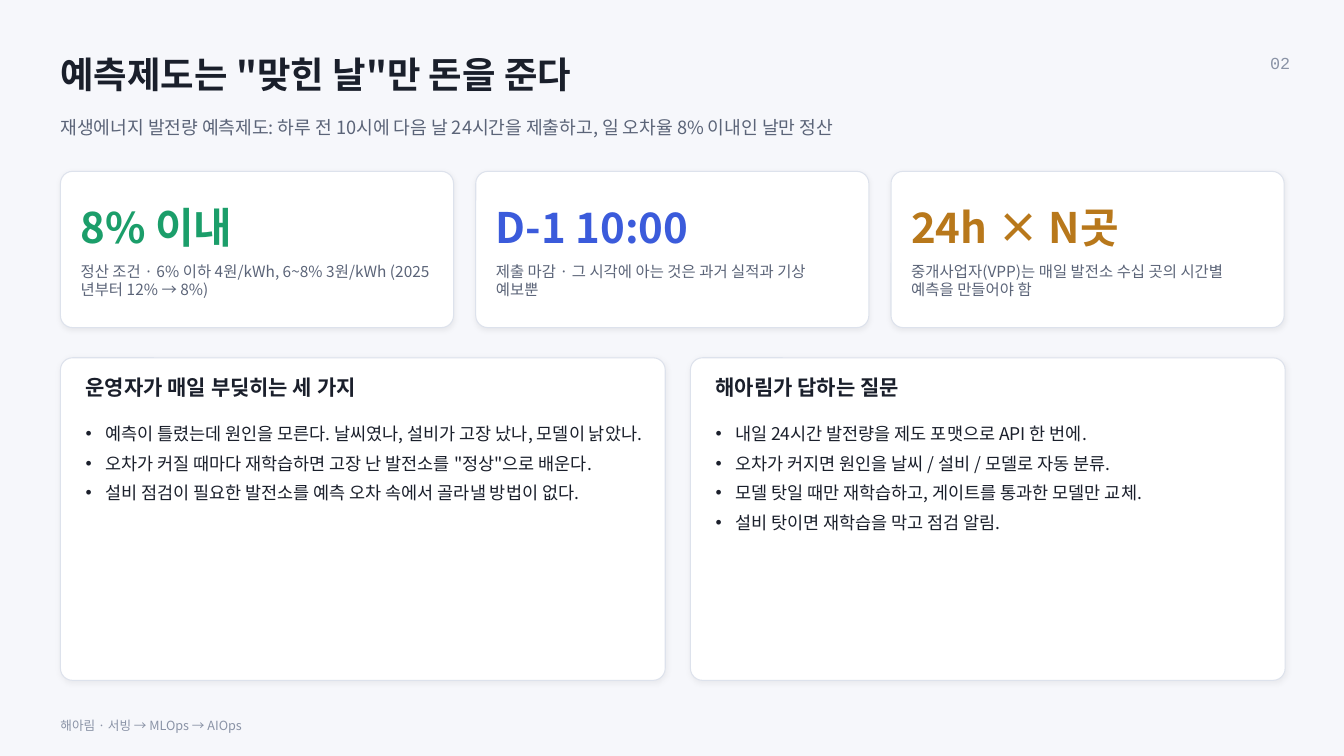
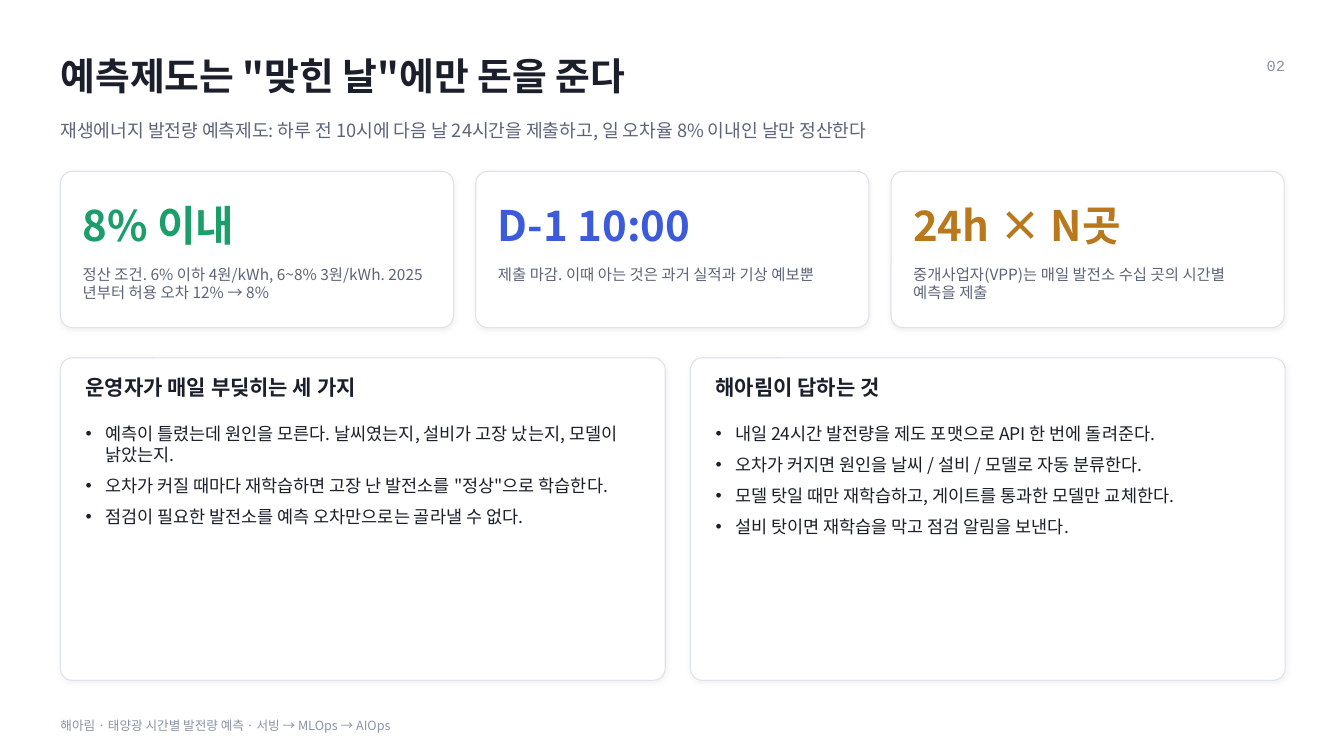
Before and after one commit to leemingi0906/model-serving, a slide deck: slide 2 of team_solar/release/Haearim_deck.pptx. Drawn at 1344x756 pixels with LibreOffice and Linux fonts; fonts in the diff are those of the drawing. Boxes give left, top, right and bottom in pixels: in the first picture for what was removed or moved away, otherwise in the second. Text is boxed around its words. In the diff, an @@ line names an element or a change of style, - is before the commit and + after.

```diff
--- a/team_solar/release/Haearim_deck.pptx
+++ b/team_solar/release/Haearim_deck.pptx
@@ background #F6F7FB to #FFFFFF @@
@@ text at box(60, 58, 626, 94): text changed; size 26 to 27 pt @@
-예측제도는 "맞힌 날"만 돈을 준다
+예측제도는 "맞힌 날"에만 돈을 준다
@@ text "02" at box(1267, 61, 1285, 71): size 12 to 11 pt @@
@@ text at box(60, 122, 866, 140): text changed @@
-재생에너지 발전량 예측제도: 하루 전 10시에 다음 날 24시간을 제출하고, 일 오차율 8% 이내인 날만 정산
+재생에너지 발전량 예측제도: 하루 전 10시에 다음 날 24시간을 제출하고, 일 오차율 8% 이내인 날만 정산한다
@@ text at box(83, 267, 385, 299): text changed @@
-정산 조건 · 6% 이하 4원/kWh, 6~8% 3원/kWh (2025년부터 12% → 8%)
+정산 조건. 6% 이하 4원/kWh, 6~8% 3원/kWh. 2025년부터 허용 오차 12% → 8%
@@ text at box(498, 267, 814, 281): text changed @@
-제출 마감 · 그 시각에 아는 것은 과거 실적과 기상 예보뿐
+제출 마감. 이때 아는 것은 과거 실적과 기상 예보뿐
@@ text at box(913, 267, 1226, 299): text changed @@
-중개사업자(VPP)는 매일 발전소 수십 곳의 시간별 예측을 만들어야 함
+중개사업자(VPP)는 매일 발전소 수십 곳의 시간별 예측을 제출
@@ text at box(716, 377, 879, 397): text changed @@
-해아림가 답하는 질문
+해아림이 답하는 것
@@ text at box(105, 425, 617, 525): text changed @@
-• 예측이 틀렸는데 원인을 모른다. 날씨였나, 설비가 고장 났나, 모델이 낡았나.
-• 오차가 커질 때마다 재학습하면 고장 난 발전소를 "정상"으로 배운다.
-• 설비 점검이 필요한 발전소를 예측 오차 속에서 골라낼 방법이 없다.
+• 예측이 틀렸는데 원인을 모른다. 날씨였는지, 설비가 고장 났는지, 모델이 낡았는지.
+• 오차가 커질 때마다 재학습하면 고장 난 발전소를 "정상"으로 학습한다.
+• 점검이 필요한 발전소를 예측 오차만으로는 골라낼 수 없다.
@@ text at box(735, 425, 1174, 535): text changed @@
-• 내일 24시간 발전량을 제도 포맷으로 API 한 번에.
-• 오차가 커지면 원인을 날씨 / 설비 / 모델로 자동 분류.
-• 모델 탓일 때만 재학습하고, 게이트를 통과한 모델만 교체.
-• 설비 탓이면 재학습을 막고 점검 알림.
+• 내일 24시간 발전량을 제도 포맷으로 API 한 번에 돌려준다.
+• 오차가 커지면 원인을 날씨 / 설비 / 모델로 자동 분류한다.
+• 모델 탓일 때만 재학습하고, 게이트를 통과한 모델만 교체한다.
+• 설비 탓이면 재학습을 막고 점검 알림을 보낸다.
@@ text at box(60, 719, 390, 733): text changed @@
-해아림 · 서빙 → MLOps → AIOps
+해아림 · 태양광 시간별 발전량 예측 · 서빙 → MLOps → AIOps
```
Also in this commit, not shown: 16 other slides changed, 2 other files.
